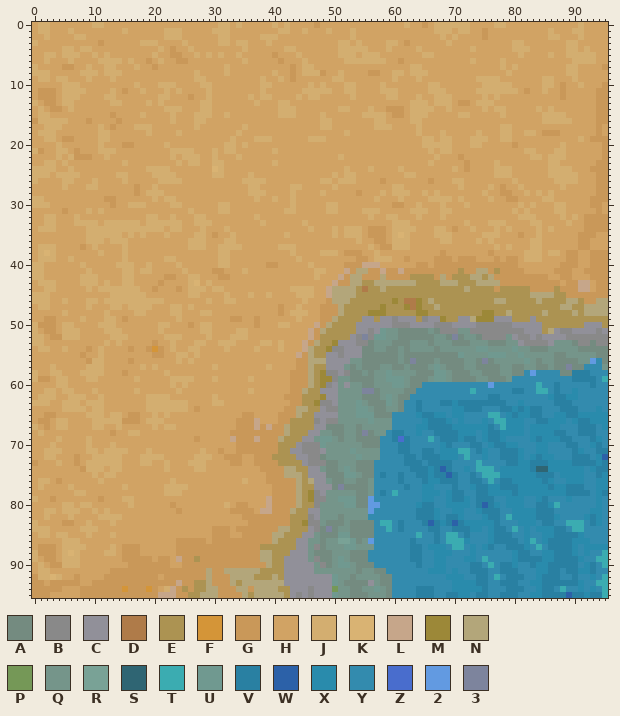
File history of a sprite sheet, assets/textures/tile_beach_gulf_bottom_right.png. The picture above is the old version.
The file is 96x96 pixels. Colours within 5 levels of each other are drawn and written as one.
Palette (. is transparent): A #748b80  B #898989  C #919099  D #af7b49  E #ac9352  F #d49538  G #c99859  H #d1a364  J #d3ae70  K #d9b373  L #c6a68a  M #9c8838  N #b3a67a  P #759857  Q #75958a  R #79a296  S #2f6573  T #3bacb1  U #709990  V #2980a2  W #2c61a8  X #298bac  Y #338bae  Z #496dcd  2 #629ae1  3 #7d849d
And afterwards:
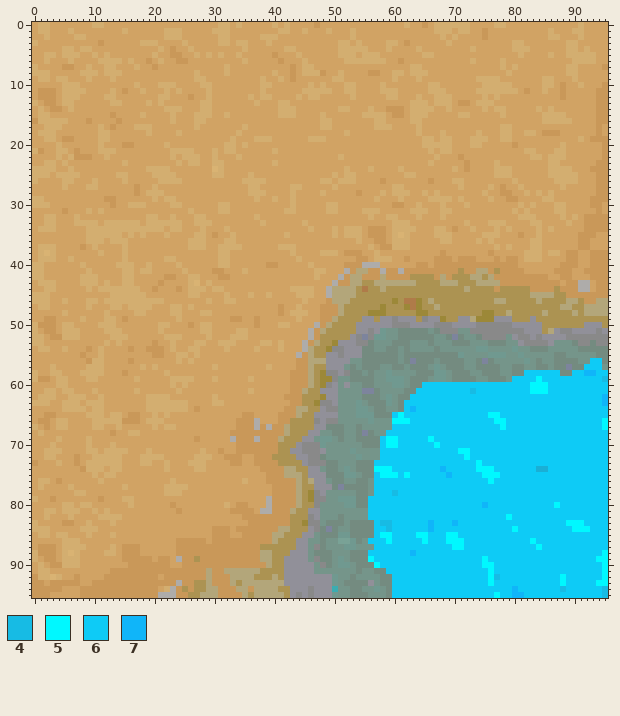
Colours new in this view: 4 #17bbe4  5 #00f8ff  6 #0ecbf6  7 #10b5f9
The edit:
colour L: #c6a68a -> #aeacaa
colour S: #2f6573 -> #1aafd5
y 54: x 20 F -> G
y 56: x 93..94 2Y -> 66
y 57: x 92..94 YYY -> 666
y 58: x 82..87 Y2YYYY -> 666666; x 90..95 VVVYYY -> 667766
y 59: x 80..95 YYYYYYYYYYVVVVYT -> 6666566666666664
y 60: x 65..95 YYYYYYYYYYY2YYYYYYYTYYVYYYYYVYY -> 6666666666666666665556666666666
y 61: x 64..95 YYYYYYYYYTYYYYYYVVYYTTYVYYXYYYYY -> 66666666646666666665556666666666
y 62: x 63..95 YYYYYYYYYYYYYVVYYYYYYYYXVVXXYYYYY -> 666666666666666666666666666666667
y 63: x 62..95 YYVYYYVVXVVVVVVVVYYXYYYYYVVVYYYYYY -> 6666666666666666666666666666666667
y 64: x 62..95 YYVYYYYYXXVVVYYYVVXVXVVYYYVVVYYYXY -> 6766666666666666666666666666666666
y 65: x 60..95 YYYYXVVXXYXXYYYYTTYXVXXVVYYXXVVXXXXX -> 656666666666666655666666666666666666
y 66: x 60..95 YYYYYXVVVXYXYYYXYTTXXXYYVVXXXYXVVXXX -> 555666666666666665566666666666666665
y 67: x 60..95 YYYYXXVVVVXXXXXXVYTXXXYXXXXXYYYVVVYX -> 666666666666666666566666666666666665
y 68: x 59..95 YVVYYXYYVVVVXXXYXVVXXXXYXXXXVVYYVVVYY -> 6666666666666666666666666666666666666
y 69: x 58..95 YYVZVYYYTYVVVXVVYXVVXYYYYXVXXXVVYYYVXY -> 65566666566666666666666666666666666666
y 70: x 58..95 YYYVVYYYYYXVYYYVVYXVVXXYYYXXYYYVVYYXVY -> 65566666656666666666666666666666666666
y 71: x 58..95 YYYVVYYVVYXXXTTYVXYYVVVXYYXXYYYYVXYYVV -> 66666666666665566666666666666666666666
y 72: x 58..95 YYYYVVYVVVXXXYTYYXYYVVVXYXVXXYYYVVVYXW -> 66666666666666566666666666666666666666
y 73: x 57..95 YYYYYVVVYVVVVYYYYTYYYYVVXXVVVXXXXVVVVXV -> 666666666666666665666666666666666666666
y 74: x 57..83 YYYYYYVVVXVWVYYXYTTTYXXXXXV -> 555666666667666665556666666; x 86..95 XXXXXXYXVV -> 6666666666
y 75: x 57..95 YVYYVYYVVXVVWVYYVYTTTXXXXXXVVVYXXXXYYVX -> 655565666666766666555666666666666666666
y 76: x 57..95 YYYYVYYYVXXVVVYYVVYTYVVXXXXXVXYYXXXYYXX -> 666666666666666666656666666666666666666
y 77: x 57..95 YYYYYVYYXXYYYVYYXVVXXVVVXXXXXVXXVVVYYXX -> 666666666666666666666666666666666666666
y 78: x 57..95 YVYTYYYYXXXYXVVYYVVXXXXVXXXXXXXXVVVVYXV -> 666466666666666666666666666666666666666
y 79: x 56..95 2YYYYYYYYXXYYXVVXYVVVYYXXXYYXVYYYXYYYYXY -> 6666666666666666666666666666666666666666
y 80: x 56..95 22YYYYYYXVVYYXXXXYVWVXYXXXYYVVXTYYYYYYXY -> 6666666666666666666766666666666566666666
y 81: x 56..95 2YYYYYYYVVVXYYXXYYXVVVYYXXXXVVVYYYYYYXXY -> 6666666666666666666666666666666666666666
y 82: x 56..95 YYYYYYYYVVVXYVVXYYYXVVYTXXXXVVVXYYYYXVXY -> 6666666666666666666666656666666666666666
y 83: x 57..95 YTTYVYYYVWVXVWVXXXXXVYYYXXXYVVYYTTTYVXY -> 644666666766676666666666666666665556666
y 84: x 57..95 YYTYVYYYYVVYYVVVXXYXVVYTYXYXXXVVYTTYYYY -> 664666666766666666666665666666666555666
y 85: x 57..95 YYYYYYYTYYVYTTYVYYYXVVVYYXYYXXVVVVXYYYY -> 655666655666556666666666666666666666666
y 86: x 56..95 2YYYYYYVYYYVYTTTXYYYXVVVVYXTYXVVVVXXXYYY -> 6665666665666555666666666665666666666666
y 87: x 57..95 YYYYYYVVYXXXYTTYXYXVYYVVVXYTYVVVVXYXXXX -> 666666666666655666666666666566666666666
y 88: x 56..95 YYYYYYYVVYYXXXYYYXYYYYYYXVVYYXXVVVXYXYYT -> 6666666766666666666666666666666666666665
y 89: x 56..95 YYYYYYYVVYYXXYYYXXYTYYYYXVVVVXXVVVVXYYTT -> 5666666666666666666566666666666666666655
y 90: x 57..95 YYYYYYYVYYXXYYYYVVYTYVVXYYVXXVVVVVYXVYT -> 566666666666666666556666666666666666665
y 91: x 59..95 YYYYYYYXXXYXYYVVVYYVVVYYYXXVVYVVXXVYY -> 6666666666666666656666666666666666665
y 92: x 60..95 YYYYYYYYYXXXYYVVYTYVVVYYXVVVYYVYYXYT -> 666666666666666654666666666656666665
y 93: x 60..95 YYYYYYYYYYXXXXVVYYVVVYYXXVVVVVVXYYTT -> 666666666666666656666666666656666655
y 94: x 15 F -> G; x 19 F -> G; x 50 P -> T; x 60..95 YYYYVVVYYYXXXXXVYYYVVVYYXVVYTYYXYXYT -> 666666666666666666667666666646666664
y 95: x 60..95 YYYYVVVYYVVXXYVVYYVVVYYXXVVVVWVVXVVT -> 666666666666666665667766666666666664
